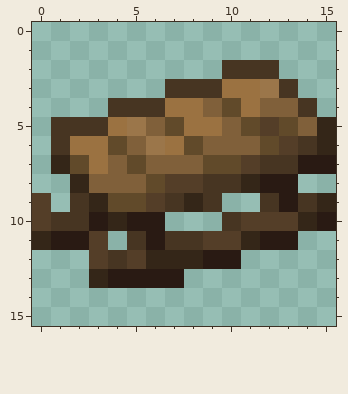
Pixel-art sprite -- assets/minecraft/textures/custom_gui/sleigh.png. The picture above was drawn from the file before the commit.
The file is 16x16 pixels. Colours within 5 levels of each other are drawn and written as one.
Once edited:
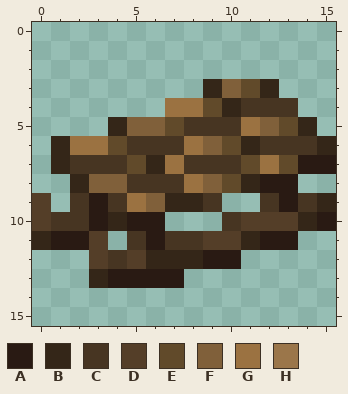
Palette (. is transparent): A #291a13  B #342618  C #473522  D #543e28  E #614a2a  F #80603a  G #9b7241  H #9b764a
Log entry: update coal stocking and sleigh gui textures
From old to new:
The author changed colour B to colour A in row 9 at x 3.
The author changed colour C to colour B in row 3 at x 9; in row 6 at x 1; in row 9 at x 7.
The author changed colour E to colour B in row 4 at x 10.
The author changed colour F to colour B in row 5 at x 14; in row 6 at x 11; in row 7 at x 6.
The author changed colour G to colour B in row 5 at x 4.
The author changed colour H to colour B in row 3 at x 12.
The author changed colour D to colour C in row 6 at x 13; in row 8 at x 7.
The author changed colour E to colour C in row 6 at x 12; in row 7 at x 2 and 9 to 10; in row 8 at x 6; in row 9 at x 4.
The author changed colour F to colour C in row 4 at x 12 to 13; in row 5 at x 10; in row 6 at x 5; in row 7 at x 4 and 8; in row 8 at x 5.
The author changed colour G to colour C in row 4 at x 11; in row 5 at x 8 to 9; in row 6 at x 7; in row 7 at x 3.
The author changed colour H to colour C in row 6 at x 6.
The author changed colour C to colour E in row 7 at x 13; in row 8 at x 10.
The author changed colour D to colour E in row 7 at x 11.
The author changed colour F to colour E in row 4 at x 9; in row 6 at x 10.
The author changed colour G to colour E in row 3 at x 11.
The author changed colour C to colour F in row 8 at x 9.
The author changed colour D to colour F in row 5 at x 12; in row 9 at x 6.
The author changed colour G to colour F in row 3 at x 10.
The author changed colour H to colour F in row 5 at x 5.
The author changed colour C to colour G in row 7 at x 12.
The author changed colour D to colour G in row 8 at x 8.
The author changed colour E to colour G in row 5 at x 11; in row 6 at x 8; in row 9 at x 5.
The author changed colour F to colour G in row 7 at x 7.
The author cleared colour B in row 5 at x 15.
The author cleared colour C in row 2 at x 10 to 12; in row 3 at x 7 to 8 and 13; in row 4 at x 4 to 6 and 14; in row 5 at x 1 to 3.
Pixel boxes of the changes (left, top, right, bottom) in both pictures:
changed: (51, 60, 336, 212)
